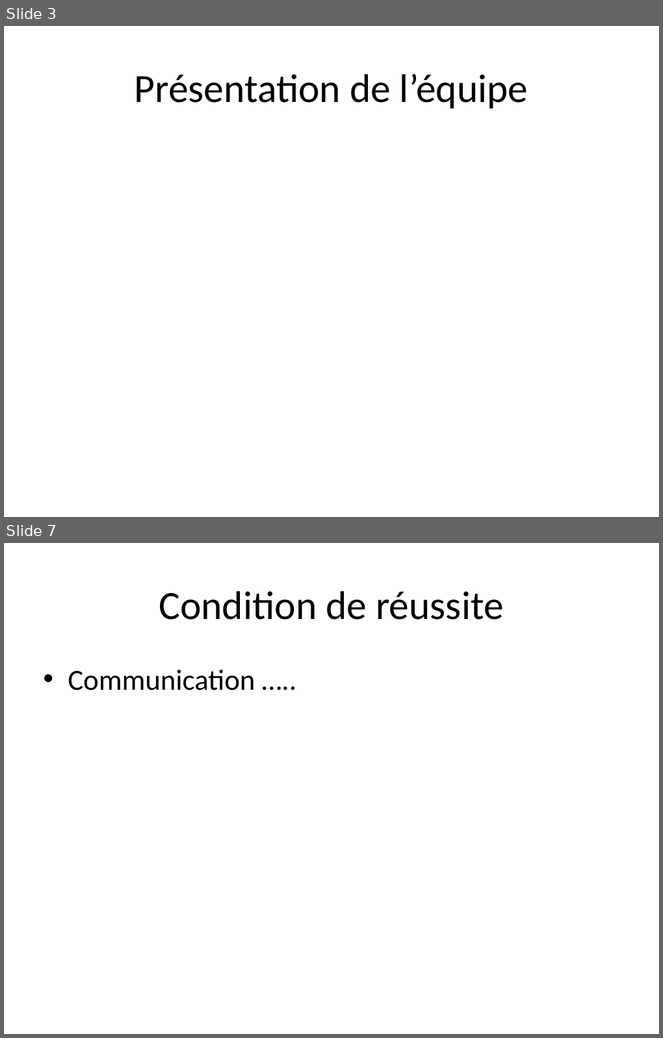
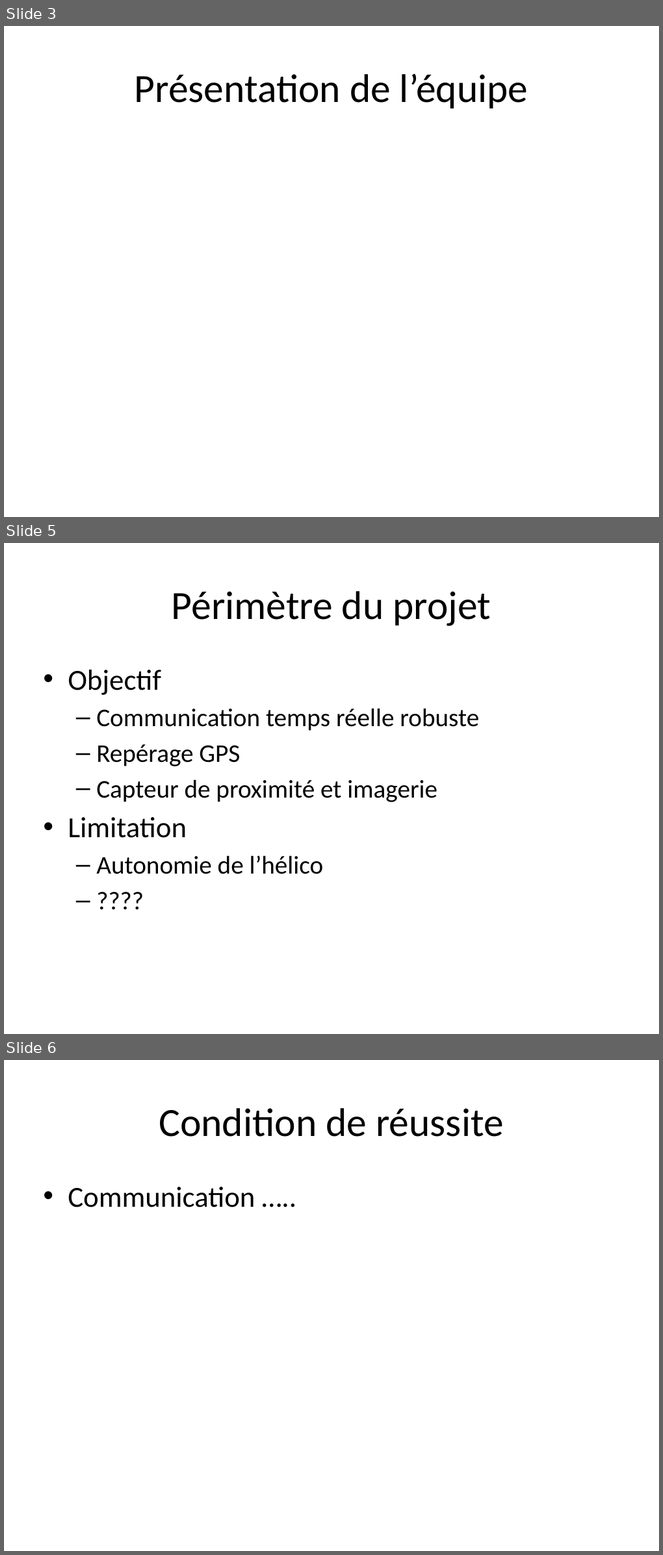
Before and after one commit to xzar/megauav2013, a slide deck: docs/Soutenance/PréSoutenance 0511.pptx. Shown one above the other, each under a label of ours: slides 3 and 7 before the commit, slides 3, 5 and 6 after it; the slides between them are not shown. The pictures are 663x1038 and 663x1555 pixels, drawn with LibreOffice and Linux fonts; fonts in the diff are those of the drawing. Boxes give left, top, right and bottom in pixels: in the first picture for what was removed or moved away, otherwise in the second. Text is boxed around its words. In the diff, an @@ line names an element or a change of style, - is before the commit and + after.

```diff
--- a/docs/Soutenance/PréSoutenance 0511.pptx
+++ b/docs/Soutenance/PréSoutenance 0511.pptx
@@ slide 5 added at box(4, 543, 659, 1034), background #FFFFFF @@
@@ title added at box(172, 591, 491, 626), 44 pt, text #000000 @@
+Périmètre du projet
@@ text added at box(68, 670, 479, 875), 28 pt, text #000000 @@
+• Objectif
+  – Communication temps réelle robuste
+  – Repérage GPS
+  – Capteur de proximité et imagerie
+• Limitation
+  – Autonomie de l’hélico
+  – ????
@@ what was slide 7 is now slide 6 @@
```
Also in this commit, not shown: 5 slides changed, 4 other slides added, 2 slides removed.
